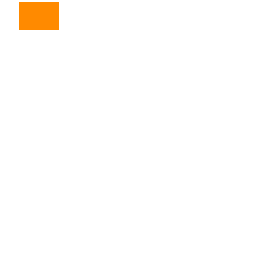
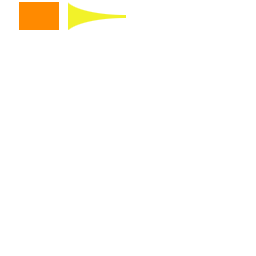
Before/after of a 256 × 256 layered artwork. What changed in the layer stack:
added layer "Stinger Bullet" above "Generic Bullet" over [68, 2, 126, 30]
